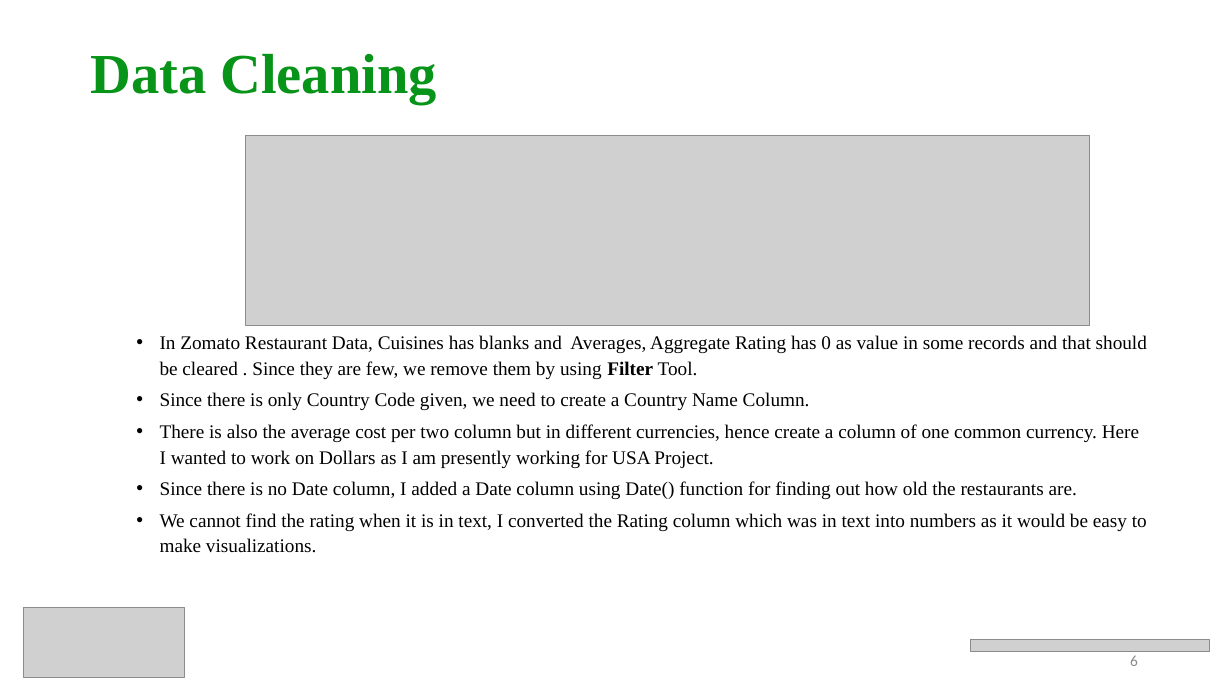
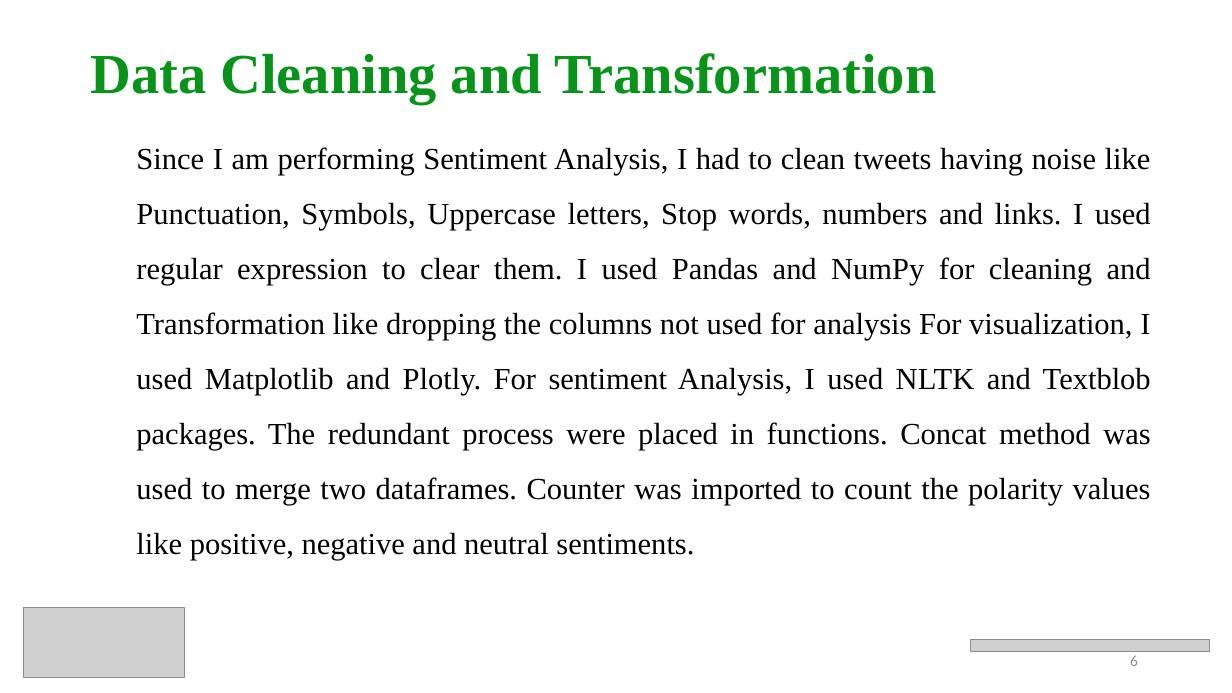
Before and after one commit to prithvikolla/Data-Visualization, a slide deck: slide 6 of Data-Visualization/Final Project/Kolla_FinalProject.pptx. Drawn at 1232x693 pixels with LibreOffice and Linux fonts; fonts in the diff are those of the drawing; grey boxes stand for pictures. Boxes give left, top, right and bottom in pixels: in the first picture for what was removed or moved away, otherwise in the second. Text is boxed around its words. In the diff, an @@ line names an element or a change of style, - is before the commit and + after.

```diff
--- a/Data-Visualization/Final Project/Kolla_FinalProject.pptx
+++ b/Data-Visualization/Final Project/Kolla_FinalProject.pptx
@@ title at bbox=[90, 53, 937, 104]: text changed @@
-Data Cleaning
+Data Cleaning and Transformation
@@ text at bbox=[136, 147, 1151, 560]: text changed; size 15 to 23.8 pt @@
-  • In Zomato Restaurant Data, Cuisines has blanks and Averages, Aggregate Rating has 0 as value in some records and that should be cleared . Since they are few, we remove them by using Filter Tool.
-  • Since there is only Country Code given, we need to create a Country Name Column.
-  • There is also the average cost per two column but in different currencies, hence create a column of one common currency. Here I wanted to work on Dollars as I am presently working for USA Project.
-  • Since there is no Date column, I added a Date column using Date() function for finding out how old the restaurants are.
-  • We cannot find the rating when it is in text, I converted the Rating column which was in text into numbers as it would be easy to make visualizations.
+  Since I am performing Sentiment Analysis, I had to clean tweets having noise like Punctuation, Symbols, Uppercase letters, Stop words, numbers and links. I used regular expression to clear them. I used Pandas and NumPy for cleaning and Transformation like dropping the columns not used for analysis For visualization, I used Matplotlib and Plotly. For sentiment Analysis, I used NLTK and Textblob packages. The redundant process were placed in functions. Concat method was used to merge two dataframes. Counter was imported to count the polarity values like positive, negative and neutral sentiments.
@@ picture removed at bbox=[245, 135, 1090, 325] @@
```
Also in this commit, not shown: 8 other slides changed, 1 slide added, 1 slide removed, 5 other files.
